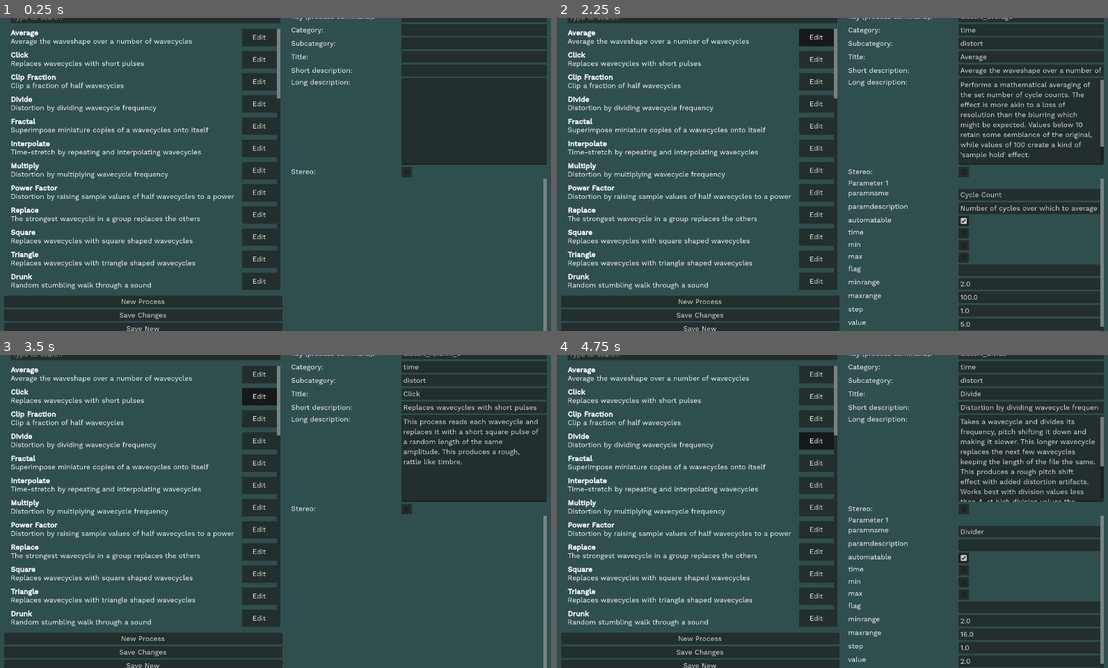
Above: before the commit, frames 1-4 (two rows, left to right).
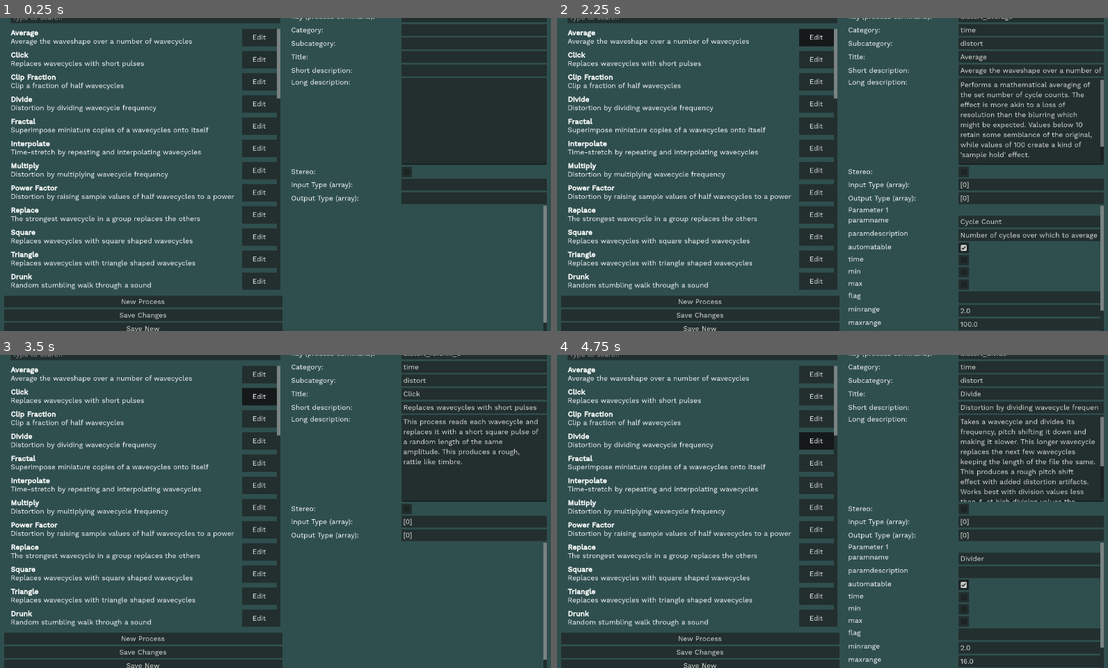
Above: after the commit, the same moments.

Repository: meefs/SoundThread
Game: Godot game, scene res://dev_tools/json_editor/json_editor.tscn
Same seed, same stepped clock (60 frames per second), same inputs: the game is played once before the commit and once after it. This scene is started directly instead of the project's main scene.
Inputs (mouse positions are in pixels of both pictures, inside the frame that each line leads up to):
- Up to frame 1 (0.25 s): no input
- Up to frame 2 (2.25 s): click (1030, 30) at 0.52 s; type "12" at 0.6 s; click (1030, 43) at 0.75 s; type "12" at 0.83 s; click (1030, 55) at 0.98 s; type "Alex" at 1.07 s; click (1030, 71) at 1.27 s; type "12" at 1.35 s; click (1030, 121) at 1.5 s; type "12" at 1.58 s; click "Edit" at 2 s
- Up to frame 3 (3.5 s): click "Edit" at 2.75 s
- Up to frame 4 (4.75 s): click "Edit" at 3.5 s; click "Edit" at 4.25 s

The runs differ from the first frame. In frame 1, 2.1% of the frame differs, in the area x 52-100%, y 51-100%; in frame 2, 6.4%; in frame 3, 2.1%; in frame 4, 6.5%, in the area x 52-100%, y 51-99%.

Commit message:
updated json and dev tools to track number and type of input and output to node

Diff:
--- a/dev_tools/json_editor/json_editor.gd
+++ b/dev_tools/json_editor/json_editor.gd
@@ -79,6 +79,8 @@
 		$HBoxContainer/VBoxContainer2/HBoxContainer5/shortdescription.text = info.get("short_description", "")
 		$HBoxContainer/VBoxContainer2/HBoxContainer7/longdescription.text = info.get("description", "")
 		$HBoxContainer/VBoxContainer2/HBoxContainer6/stereo.button_pressed = bool(info.get("stereo"))
+		$HBoxContainer/VBoxContainer2/HBoxContainer9/inputtype.text = str(info.get("inputtype", ""))
+		$HBoxContainer/VBoxContainer2/HBoxContainer11/outputtype.text = str(info.get("outputtype", ""))
 
 		for child in parameter_container.get_children():
 			child.queue_free()
@@ -196,6 +198,8 @@
 		"short_description": $HBoxContainer/VBoxContainer2/HBoxContainer5/shortdescription.text,
 		"description": $HBoxContainer/VBoxContainer2/HBoxContainer7/longdescription.text,
 		"stereo": $HBoxContainer/VBoxContainer2/HBoxContainer6/stereo.button_pressed,
+		"inputtype": $HBoxContainer/VBoxContainer2/HBoxContainer9/inputtype.text,
+		"outputtype": $HBoxContainer/VBoxContainer2/HBoxContainer11/outputtype.text,
 		"parameters": {}
 	}
 
--- a/dev_tools/json_editor/json_editor.tscn
+++ b/dev_tools/json_editor/json_editor.tscn
@@ -180,6 +180,30 @@
 [node name="stereo" type="CheckBox" parent="HBoxContainer/VBoxContainer2/HBoxContainer6"]
 layout_mode = 2
 
+[node name="HBoxContainer9" type="HBoxContainer" parent="HBoxContainer/VBoxContainer2"]
+layout_mode = 2
+
+[node name="Label" type="Label" parent="HBoxContainer/VBoxContainer2/HBoxContainer9"]
+custom_minimum_size = Vector2(250, 0)
+layout_mode = 2
+text = "Input Type (array):"
+
+[node name="inputtype" type="LineEdit" parent="HBoxContainer/VBoxContainer2/HBoxContainer9"]
+layout_mode = 2
+size_flags_horizontal = 3
+
+[node name="HBoxContainer11" type="HBoxContainer" parent="HBoxContainer/VBoxContainer2"]
+layout_mode = 2
+
+[node name="Label" type="Label" parent="HBoxContainer/VBoxContainer2/HBoxContainer11"]
+custom_minimum_size = Vector2(250, 0)
+layout_mode = 2
+text = "Output Type (array):"
+
+[node name="outputtype" type="LineEdit" parent="HBoxContainer/VBoxContainer2/HBoxContainer11"]
+layout_mode = 2
+size_flags_horizontal = 3
+
 [node name="ScrollContainer" type="ScrollContainer" parent="HBoxContainer/VBoxContainer2"]
 custom_minimum_size = Vector2(0, 10)
 layout_mode = 2
--- a/scenes/main/process_help.json
+++ b/scenes/main/process_help.json
@@ -2,6 +2,8 @@
   "distort_average": {
 	"category": "time",
 	"description": "Performs a mathematical averaging of the set number of cycle counts. The effect is more akin to a loss of resolution than the blurring which might be expected. Values below 10 retain some semblance of the original, while values of 100 create a kind of 'sample hold' effect.\n\n",
+	"inputtype": "[0]",
+	"outputtype": "[0]",
 	"parameters": {
 	  "param1": {
 		"paramname": "Cycle Count",
@@ -27,6 +29,8 @@
   "distort_reform_6": {
 	"category": "time",
 	"description": "This process reads each wavecycle and replaces it with a short square pulse of a random length of the same amplitude. This produces a rough, rattle like timbre.\n",
+	"inputtype": "[0]",
+	"outputtype": "[0]",
 	"parameters": {},
 	"short_description": "Replaces wavecycles with short pulses",
 	"stereo": false,
@@ -36,6 +40,8 @@
   "clip_clip_2": {
 	"category": "time",
 	"description": "Cuts the top and bottom off of a wavecycle. Unlike conventional clipping that only cuts off parts of t …(326 unchanged characters)…
+	"inputtype": "[0]",
+	"outputtype": "[0]",
 	"parameters": {
 	  "param1": {
 		"paramname": "Fraction",
@@ -61,6 +67,8 @@
   "distort_divide": {
 	"category": "time",
 	"description": "Takes a wavecycle and divides its frequency, pitch shifting it down and making it slower. This longer  …(323 unchanged characters)…
+	"inputtype": "[0]",
+	"outputtype": "[0]",
 	"parameters": {
 	  "param1": {
 		"paramname": "Divider",
@@ -86,6 +94,8 @@
   "distort_fractal": {
 	"category": "time",
 	"description": "Takes a wavecycle and divides its length and makes shorter and higher copies that equal the divided le …(343 unchanged characters)…
+	"inputtype": "[0]",
+	"outputtype": "[0]",
 	"parameters": {
 	  "param1": {
 		"paramname": "Scaling",
@@ -126,6 +136,8 @@
   "distort_interpolate": {
 	"category": "time",
 	"description": "Takes a wavecycle and repeats it based on the multiplier. On each repetition the wavecycle is morphed  …(207 unchanged characters)…
+	"inputtype": "[0]",
+	"outputtype": "[0]",
 	"parameters": {
 	  "param1": {
 		"paramname": "Multiplier",
@@ -151,6 +163,8 @@
   "distort_multiply": {
 	"category": "time",
 	"description": "Takes each wavecycle and multiplies its frequency making it higher and shorter. It then repeats this w …(193 unchanged characters)…
+	"inputtype": "[0]",
+	"outputtype": "[0]",
 	"parameters": {
 	  "param1": {
 		"paramname": "Multiplier",
@@ -176,6 +190,8 @@
   "quirk_quirk_1": {
 	"category": "time",
 	"description": "Introduces distortion into a signal by raising sample values to a power. Values less than 1 tend to flatten the tops of the waveform, while values greater than 1 narrow the waveform shape, creating a thinner, raspier sound.\n",
+	"inputtype": "[0]",
+	"outputtype": "[0]",
 	"parameters": {
 	  "param1": {
 		"paramname": "Power Factor",
@@ -201,6 +217,8 @@
   "distort_replace": {
 	"category": "time",
 	"description": "Looks at a set number of wavecycles and finds the loudest one and repeats it to replace all other wavecycles. The repeated wavecycle is repeated at its original frequency and amplitude. This produces a sample and hold like effect.\n",
+	"inputtype": "[0]",
+	"outputtype": "[0]",
 	"parameters": {
 	  "param1": {
 		"paramname": "Cycle Count",
@@ -226,6 +244,8 @@
   "distort_reform_2": {
 	"category": "time",
 	"description": "This process reads each wavecycle and replaces it with a square waveform of the same length and amplitude. This produces a similar but considerably harsher effect to Distort: Clip Fraction.\n",
+	"inputtype": "[0]",
+	"outputtype": "[0]",
 	"parameters": {},
 	"short_description": "Replaces wavecycles with square shaped wavecycles",
 	"stereo": false,
@@ -235,6 +255,8 @@
   "distort_reform_4": {
 	"category": "time",
 	"description": "This process reads each wavecycle and replaces it with a triangle waveform of the same length and ampl …(292 unchanged characters)…
+	"inputtype": "[0]",
+	"outputtype": "[0]",
 	"parameters": {},
 	"short_description": "Replaces wavecycles with triangle shaped wavecycles",
 	"stereo": false,
@@ -244,6 +266,8 @@
   "extend_drunk_1": {
 	"category": "time",
 	"description": "Starting at the Location in the input file this process takes a segment and repeats it. When the next  …(298 unchanged characters)…
+	"inputtype": "[0]",
+	"outputtype": "[0]",
 	"parameters": {
 	  "param1": {
 		"paramname": "Minimum Output Duration",
@@ -329,6 +353,8 @@
   "extend_loop_1": {
 	"category": "time",
 	"description": "Joins together, end-to-end, a series of segments taken from the file. This process will continue until the end of the file is reached. Note, with very long loop lengths and very short steps this may make [b]very[/b] long files.\n",
+	"inputtype": "[0]",
+	"outputtype": "[0]",
 	"parameters": {
 	  "param1": {
 		"paramname": "Start",
@@ -384,6 +410,8 @@
   "extend_scramble_1": {
 	"category": "time",
 	"description": "Cuts out segments at random from the full duration of the file and splices them end to end. Randomises …(208 unchanged characters)…
+	"inputtype": "[0]",
+	"outputtype": "[0]",
 	"parameters": {
 	  "param1": {
 		"paramname": "Minimum Chunk Length",
@@ -439,6 +467,8 @@
   "extend_zigzag_1": {
 	"category": "time",
 	"description": "Unlike the other extend processes this process also plays segments of the sound file backwards. This results in a smoother transition between jumps creating an output that slips and slides through its length.\n",
+	"inputtype": "[0]",
+	"outputtype": "[0]",
 	"parameters": {
 	  "param1": {
 		"paramname": "Start Point",
@@ -509,6 +539,8 @@
   "filter_bank_1": {
 	"category": "time",
 	"description": "This process takes the frequency of the lowest band and create filters up to the value of the highest  …(384 unchanged characters)…
+	"inputtype": "[0]",
+	"outputtype": "[0]",
 	"parameters": {
 	  "param1": {
 		"paramname": "Q",
@@ -594,6 +626,8 @@
   "filter_bank_5": {
 	"category": "time",
 	"description": "This process takes the number of filters and spaces them equally in Hz between the lowest and highest  …(419 unchanged characters)…
+	"inputtype": "[0]",
+	"outputtype": "[0]",
 	"parameters": {
 	  "param1": {
 		"paramname": "Q",
@@ -694,6 +728,8 @@
   "filter_lohi_1": {
 	"category": "time",
 	"description": "The low-pass filter lets through all of the sound below pass-band and attenuates the frequencies highe …(339 unchanged characters)…
+	"inputtype": "[0]",
+	"outputtype": "[0]",
 	"parameters": {
 	  "param1": {
 		"paramname": "Rolloff",
@@ -749,6 +785,8 @@
   "filter_bank_2": {
 	"category": "time",
 	"description": "This process takes the frequency of the lowest band and create filters up to the value of the highest  …(401 unchanged characters)…
+	"inputtype": "[0]",
+	"outputtype": "[0]",
 	"parameters": {
 	  "param1": {
 		"paramname": "Q",
@@ -834,6 +872,8 @@
   "filter_bank_6": {
 	"category": "time",
 	"description": "This process takes the number of filters and spaces them equally in semitones between the lowest and h …(492 unchanged characters)…
+	"inputtype": "[0]",
+	"outputtype": "[0]",
 	"parameters": {
 	  "param1": {
 		"paramname": "Q",
@@ -934,6 +974,8 @@
   "modify_brassage_6": {
 	"category": "time",
 	"description": "This process moves through the file from start to end at the speed set by scan speed. How linearly it  …(757 unchanged characters)…
+	"inputtype": "[0]",
+	"outputtype": "[0]",
 	"parameters": {
 	  "param1": {
 		"paramname": "Scan Speed",
@@ -1094,6 +1136,8 @@
   "modify_brassage_5": {
 	"category": "time",
 	"description": "Moves through the sound from start to end and cuts it into grains. The density control sets how many o …(215 unchanged characters)…
+	"inputtype": "[0]",
+	"outputtype": "[0]",
 	"parameters": {
 	  "param1": {
 		"paramname": "Density",
@@ -1119,6 +1163,8 @@
   "modify_brassage_1": {
 	"category": "time",
 	"description": "Cuts the sound file into grains and speeds them up or slows them down to change their pitch. By repeating/omitting grains it retains the original speed. At high increases in pitch this will create a metallic sound, with high decreases in pitch the sound will lose detail.\n",
+	"inputtype": "[0]",
+	"outputtype": "[0]",
 	"parameters": {
 	  "param1": {
 		"paramname": "Pitch Shift",
@@ -1144,6 +1190,8 @@
   "modify_brassage_4": {
 	"category": "time",
 	"description": "Moves through the file from start to end and reorders the grains within the set timeframe of range. Small range values will retain some of the original shape of the sound, large range values will result in a very jumbled sound.\n",
+	"inputtype": "[0]",
+	"outputtype": "[0]",
 	"parameters": {
 	  "param1": {
 		"paramname": "Grainsize",
@@ -1184,6 +1232,8 @@
   "modify_brassage_2": {
 	"category": "time",
 	"description": "Cuts the sound file into grains and repeats omits grains to adjust the speed of the sound. At high decreases in speed this will create a metallic sound, with high increases in speed the sound will lose detail.\n",
+	"inputtype": "[0]",
+	"outputtype": "[0]",
 	"parameters": {
 	  "param1": {
 		"paramname": "Speed",
@@ -1209,6 +1259,8 @@
   "modify_speed_5": {
 	"category": "time",
 	"description": "Creates a glissando effect by gradually speeding up or slowing down the file. Once the target time in  …(249 unchanged characters)…
+	"inputtype": "[0]",
+	"outputtype": "[0]",
 	"parameters": {
 	  "param1": {
 		"paramname": "Transposition Ratio",
@@ -1249,6 +1301,8 @@
   "silend_silend_1": {
 	"category": "time",
 	"description": "Adds silence at the end of the sound, very useful  before processes which add long tails such as resonant filters and bluring. Can also be used with scramble processes to add silences into the scramble. \n",
+	"inputtype": "[0]",
+	"outputtype": "[0]",
 	"parameters": {
 	  "param1": {
 		"paramname": "Length of Silence",
@@ -1274,6 +1328,8 @@
   "modify_loudness_1": {
 	"category": "time",
 	"description": "Adjusts the gain of a sound making it louder and quieter. Less than 1 is quieter, more than 1 is louder. Useful for adjusting the level of a sound before a process to avoid clipping and for blending parallel processing in your thread (see Help > Tips > Wet/Dry Mix for more). \n",
+	"inputtype": "[0]",
+	"outputtype": "[0]",
 	"parameters": {
 	  "param1": {
 		"paramname": "Gain",
@@ -1299,6 +1355,8 @@
   "modify_radical_1": {
 	"category": "time",
 	"description": "Makes the sound play backwards. Particularly useful before processes like Stack to create interesting attack and decays.\n",
+	"inputtype": "[0]",
+	"outputtype": "[0]",
 	"parameters": {},
 	"short_description": "Reverses a sound",
 	"stereo": true,
@@ -1308,6 +1366,8 @@
   "modify_speed_2": {
 	"category": "time",
 	"description": "Plays the sound faster or slower to adjust its speed and pitch. -12 semitones is half speed; +12 semitones is double speed. \n",
+	"inputtype": "[0]",
+	"outputtype": "[0]",
 	"parameters": {
 	  "param1": {
 		"paramname": "Semitones",
@@ -1333,6 +1393,8 @@
   "modify_stack": {
 	"category": "time",
 	"description": "This process takes the sound and makes numerous copies of it, set by the number of layers. Each copy i …(529 unchanged characters)…
+	"inputtype": "[0]",
+	"outputtype": "[0]",
 	"parameters": {
 	  "param1": {
 		"paramname": "Transposition",
@@ -1433,6 +1495,8 @@
   "pvoc_anal_1": {
 	"category": "pvoc",
 	"description": "This is process is used to analyse a sound and convert it from the time domain to the frequency domain …(244 unchanged characters)…
+	"inputtype": "[0]",
+	"outputtype": "[1]",
 	"parameters": {},
 	"short_description": "Convert a sound from the time domain to the frequency domain",
 	"stereo": false,
@@ -1442,6 +1506,8 @@
   "pvoc_synth": {
 	"category": "pvoc",
 	"description": "This is process is used to take the analysis of a sound file and resynthesise it back into the time domain. This should be used after you are done processing in the frequency domain to convert back to audio. See Help > Tutorials > PVOC for more. \n",
+	"inputtype": "[1]",
+	"outputtype": "[0]",
 	"parameters": {},
 	"short_description": "Convert a sound from the frequency domain to the time domain",
 	"stereo": false,
@@ -1451,6 +1517,8 @@
   "focus_accu": {
 	"category": "pvoc",
 	"description": "Frequencies are sustained into subsequent windows. The Overalll effect is one of sustaining, but one w …(313 unchanged characters)…
+	"inputtype": "[1]",
+	"outputtype": "[1]",
 	"parameters": {
 	  "param1": {
 		"paramname": "Decay",
@@ -1491,6 +1559,8 @@
   "blur_blur": {
 	"category": "pvoc",
 	"description": "This process 'blurs' detail in the time dimension by interpolating between the spectral envelope value …(393 unchanged characters)…
+	"inputtype": "[1]",
+	"outputtype": "[1]",
 	"parameters": {
 	  "param1": {
 		"paramname": "Blurring",
@@ -1516,6 +1586,8 @@
   "blur_chorus_5": {
 	"category": "pvoc",
 	"description": "This process attempts to achieve a chorusing effect by randomising the amplitude and frequency values  …(275 unchanged characters)…
+	"inputtype": "[1]",
+	"outputtype": "[1]",
 	"parameters": {
 	  "param1": {
 		"paramname": "Amplitude Randomise",
@@ -1556,6 +1628,8 @@
   "spec_gain": {
 	"category": "pvoc",
 	"description": "This process is very similar to the time domain Gain process, it adjusts how loud the signal is, however this process operates on signals that are in the frequency domain. This is useful for adjusting signals that may clip when converted back to the time domain.\n",
+	"inputtype": "[1]",
+	"outputtype": "[1]",
 	"parameters": {
 	  "param1": {
 		"paramname": "Gain",
@@ -1581,6 +1655,8 @@
   "strange_invert_1": {
 	"category": "pvoc",
 	"description": "Inverts the spectral envelope, relative to the Overalll spectral envelope. This means that the energy  …(243 unchanged characters)…
+	"inputtype": "[1]",
+	"outputtype": "[1]",
 	"parameters": {},
 	"short_description": "Invert the spectral envelope",
 	"stereo": false,
@@ -1590,6 +1666,8 @@
   "spectstr_stretch": {
 	"category": "pvoc",
 	"description": "Stretches or shrinks the sound over time, without changing frequency. It creates extra time-windows to …(518 unchanged characters)…
+	"inputtype": "[1]",
+	"outputtype": "[1]",
 	"parameters": {
 	  "param1": {
 		"paramname": "Stretch Multiplier",
@@ -1645,6 +1723,8 @@
   "blur_scatter": {
 	"category": "pvoc",
 	"description": "This function throws away a specified proportion of the analysis data in each window at random. This produces a result similar to the Trace process however, unlike Trace the material kept by Thin Randomly may or may not include prominent parts of the sound.\n",
+	"inputtype": "[1]",
+	"outputtype": "[1]",
 	"parameters": {
 	  "param1": {
 		"paramname": "Amount Kept",
@@ -1670,6 +1750,8 @@
   "hilite_trace_1": {
 	"category": "pvoc",
 	"description": "Looks for and retains only the N loudest partials in the analysis data on a window-by-window basis. Th …(551 unchanged characters)…
+	"inputtype": "[1]",
+	"outputtype": "[1]",
 	"parameters": {
 	  "param1": {
 		"paramname": "Amount Kept",
@@ -1695,6 +1777,8 @@
   "strange_waver_1": {
 	"category": "pvoc",
 	"description": "Introduces an oscillation towards and away from inharmonicness in the spectrum of a sound. The program moves towards inharmonicness by means of the stretch factor. \n",
+	"inputtype": "[1]",
+	"outputtype": "[1]",
 	"parameters": {
 	  "param1": {
 		"paramname": "Vibrato Frequency",
@@ -1750,6 +1834,8 @@
   "inputfile": {
 	"category": "utility",
 	"description": "SoundThread only supports mono and stereo .wav files.\n\nClicking and dragging on the sound file viewe …(323 unchanged characters)…
+	"inputtype": "",
+	"outputtype": "[0]",
 	"parameters": {
 	  "param1": {
 		"paramname": "Load File",
@@ -1772,6 +1858,8 @@
   "outputfile": {
 	"category": "utility",
 	"description": "The name inputted in File Name will be appended with the current date and time so that you don't need  …(448 unchanged characters)…
+	"inputtype": "[0]",
+	"outputtype": "",
 	"parameters": {
 	  "param1": {
 		"paramname": "File Name",
@@ -1823,6 +1911,8 @@
   "note_to_hz": {
 	"category": "utility",
 	"description": "Utility for quickly getting frequencies, values are truncated to two decimal places so are not entirely accurate. Particularly useful for tuning filters and filterbanks. Note, you can highlight and copy a frequency and then paste that into the value for the slider.\n",
+	"inputtype": "",
+	"outputtype": "",
 	"parameters": {
 	  "param1": {
 		"paramname": "Note",
@@ -1862,7 +1952,9 @@
   },
   "notes": {
 	"category": "utility",
-	"description": "Doesn't do anything other than giving you a space to take notes. You can right click in the text box to copy and paste and use special characters like emojis 😊.\n",
+	"description": "Doesn't do anything other than giving you a space to take notes. You can right click in the text box to copy and paste and use special characters like emojis \u00c3\u00b0\u00c5\u00b8\u00cb\u0153\u00c5\u00a0.\n",
+	"inputtype": "",
+	"outputtype": "",
 	"parameters": {},
 	"short_description": "A box for taking notes",
 	"stereo": false,
